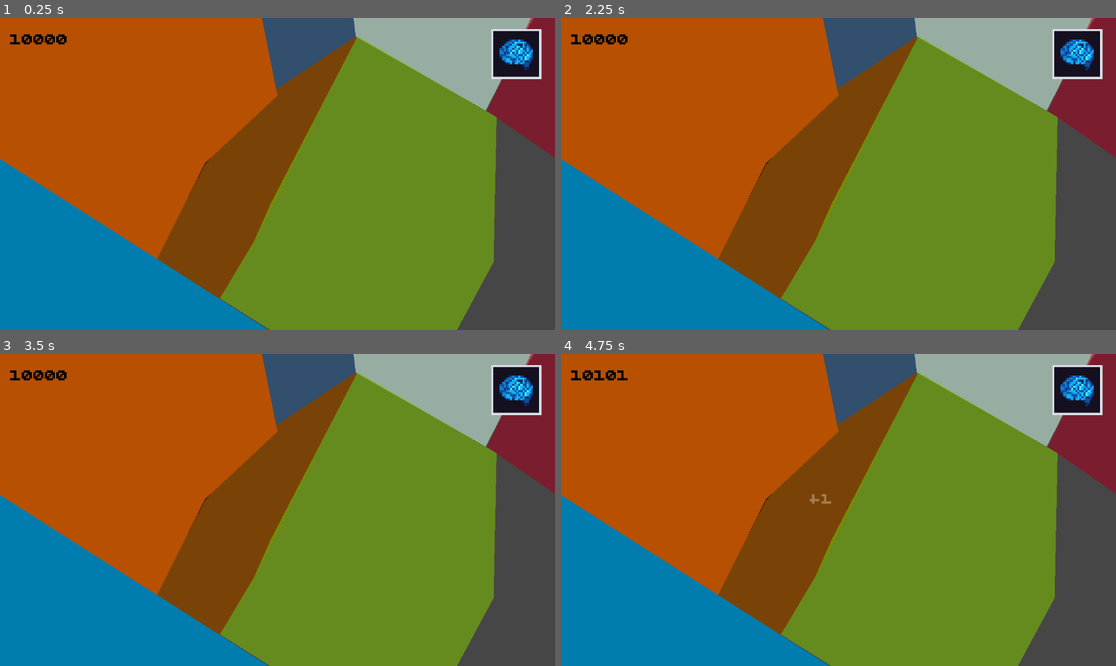
Above: before the commit, frames 1-4 (two rows, left to right).
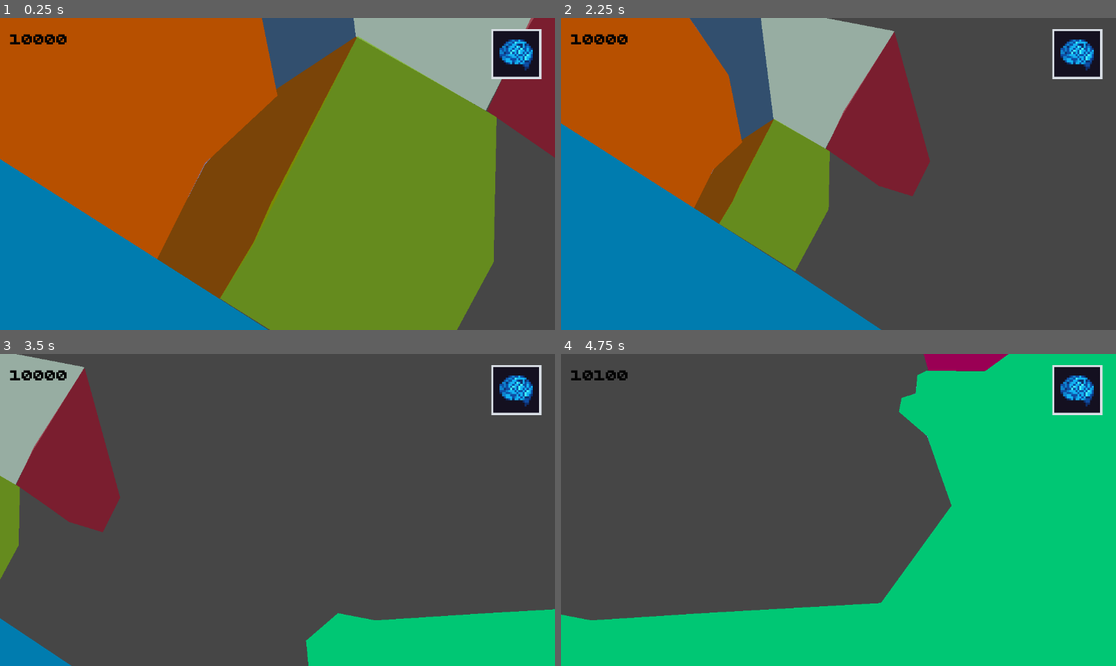
Above: after the commit, the same moments.

Repository: azizul987/Sawit-io
Game: Godot game, scene res://Scene/main.tscn
Two runs of this game, one before a commit and one after it. Both use one fixed random seed, a clock stepped at 60 frames per second and the inputs below.
Inputs (mouse positions are in pixels of both pictures, inside the frame that each line leads up to):
- Up to frame 1 (0.25 s): no input
- Up to frame 2 (2.25 s): click (1077, 55) at 0.5 s; click (1077, 55) at 1.25 s; tap Enter at 2 s; move the mouse to (960, 158) at 2.02 s; hold Right (ui_right) from 2.03 s (still down); tap Q (zoom_in) at 2.1 s; click (960, 158) at 2.17 s
- Up to frame 3 (3.5 s): tap E (zoom_out) at 2.3 s; release Right (ui_right) at 2.75 s; drag from (166, 525) to (249, 572) at 2.77 s
- Up to frame 4 (4.75 s): tap Space at 3.5 s; move the mouse to (894, 441) at 3.52 s; hold Right (ui_right) 3.53-4.25 s; hold M (add_coin) 3.53-4.25 s; click (894, 441) at 3.67 s; tap E (zoom_out) at 3.8 s; drag from (810, 572) to (672, 463) at 4.27 s

The runs differ from the first frame. In frame 1, less than 0.1% of the frame differs, in the area x 33-38%, y 44-58%; in frame 2, 64%; in frame 3, 93%; in frame 4, 98%, in the area x 0-100%, y 0-100%.

Commit message:
add main cam logic

Diff:
--- /dev/null
+++ b/Logic/Data Templete/Data/Source/Area.gd
@@ -0,0 +1,20 @@
+class_name Area
+extends Resource
+enum TipeWilayah {
+	PROVINSI,
+	KABUPATEN,
+	KECAMATAN
+}
+
+@export_group("Informasi Wilayah")
+@export var id_wilayah: StringName
+@export var nama_wilayah: String
+@export var tipe_wilayah: TipeWilayah = TipeWilayah.PROVINSI
+
+@export_group("Pembelian")
+@export var harga: int = 1000
+@export var terbuka_default: bool = false
+
+@export_group("Tampilan")
+@export var warna_terbuka: Color = Color("#7a4408")
+@export var warna_terkunci: Color = Color.GRAY
--- /dev/null
+++ b/Logic/Data Templete/Data/ress/Lawang.tres
@@ -0,0 +1,12 @@
+[gd_resource type="Resource" script_class="Area" format=3 uid="uid://n1ai2teu4848"]
+
+[ext_resource type="Script" uid="uid://b231hp4nl4apw" path="res://Logic/Data Templete/Data/Source/Area.gd" id="1_e8tvc"]
+
+[resource]
+script = ExtResource("1_e8tvc")
+id_wilayah = &"4"
+nama_wilayah = "Lawang"
+tipe_wilayah = 2
+harga = 0
+terbuka_default = true
+metadata/_custom_type_script = "uid://b231hp4nl4apw"
--- a/Logic/skrip/Click.gd
+++ b/Logic/skrip/Click.gd
@@ -1,43 +1,17 @@
 class_name Wilayah
 extends Area2D
 
-
-enum TipeWilayah {
-	PROVINSI,
-	KABUPATEN,
-	KECAMATAN
-}
-
-
 signal wilayah_diklik(wilayah: Wilayah)
 signal wilayah_terkunci(wilayah: Wilayah)
-
 
 const FONT_KOSTUM = preload(
 	"res://temp tekture/font/BPdotsSquareBold.otf"
 )
 
-
-@export_group("Informasi Wilayah")
-@export var id_wilayah: StringName
-@export var nama_wilayah: String
-@export var tipe_wilayah: TipeWilayah = TipeWilayah.PROVINSI
-
-@export_group("Pembelian")
-@export var harga: int = 1000
-@export var terbuka_default: bool = false
-
-@export_group("Poin")
-@export var poin_per_klik: int = 1
-
-@export_group("Tampilan")
-@export var warna_terbuka: Color = Color.WHITE
-@export var warna_terkunci: Color = Color.GRAY
-
+@export var data: Area
 
 var can_click: bool = true
 var is_hovering: bool = false
-
 
 @onready var polygon: Polygon2D = $Polygon2D
 
@@ -52,17 +26,20 @@
 
 
 func sudah_terbuka() -> bool:
-	return terbuka_default
+	if data == null:
+		return false
+
+	return data.terbuka_default
 
 
 func perbarui_tampilan() -> void:
-	if polygon == null:
+	if polygon == null or data == null:
 		return
 
 	if sudah_terbuka():
-		polygon.color = warna_terbuka
+		polygon.color = data.warna_terbuka
 	else:
-		polygon.color = warna_terkunci
+		polygon.color = data.warna_terkunci
 
 
 func _input_event(
@@ -70,6 +47,9 @@
 	event: InputEvent,
 	_shape_idx: int
 ) -> void:
+	if data == null:
+		return
+
 	if not event is InputEventMouseButton:
 		return
 
@@ -79,30 +59,27 @@
 	if not event.pressed:
 		return
 
-	# Selalu kirim informasi wilayah yang diklik.
 	wilayah_diklik.emit(self)
 
-	# Wilayah terkunci tidak menghasilkan poin.
 	if not sudah_terbuka():
 		wilayah_terkunci.emit(self)
 
 		print(
-			nama_wilayah,
+			data.nama_wilayah,
 			" masih terkunci. Harga: ",
-			harga
+			data.harga
 		)
 
 		return
 
-	# Cegah klik selama cooldown.
 	if not can_click:
 		return
 
 	can_click = false
 	update_kursor()
 
-	Point.add_point(poin_per_klik)
-	show_plus_effect(poin_per_klik)
+	Point.add_point(Point.point_per_click)
+	show_plus_effect(Point.point_per_click)
 
 	await get_tree().create_timer(Point.cd).timeout
 
@@ -127,9 +104,7 @@
 	if not sudah_terbuka():
 		Input.set_default_cursor_shape(Input.CURSOR_FORBIDDEN)
 	elif can_click:
-		Input.set_default_cursor_shape(
-			Input.CURSOR_POINTING_HAND
-		)
+		Input.set_default_cursor_shape(Input.CURSOR_POINTING_HAND)
 	else:
 		Input.set_default_cursor_shape(Input.CURSOR_WAIT)
 
@@ -137,20 +112,12 @@
 func show_plus_effect(jumlah_poin: int) -> void:
 	var label := Label.new()
 
-	label.text = "+%d" % jumlah_poin
+	label.text = "+%.1f" % jumlah_poin
 	label.z_index = 100
+	label.modulate = Color.WHITE
 
-	label.add_theme_font_override(
-		"font",
-		FONT_KOSTUM
-	)
-
-	label.add_theme_font_size_override(
-		"font_size",
-		8
-	)
-
-	label.modulate = Color.WHITE
+	label.add_theme_font_override("font", FONT_KOSTUM)
+	label.add_theme_font_size_override("font_size", 8)
 
 	get_tree().current_scene.add_child(label)
 
--- a/Logic/skrip/global/point.gd
+++ b/Logic/skrip/global/point.gd
@@ -2,6 +2,7 @@
 
 
 var point =10011
+var point_per_click:float=2.5
 var cd=1
 var skill_tree_camera:Vector3
 var main_tree_camera:Vector2
--- /dev/null
+++ b/Scene/Main__Camera.gd
@@ -0,0 +1,49 @@
+extends Camera2D
+
+@export var move_speed := 500.0
+@export var zoom_speed := 0.1
+@export var min_zoom := 5.2
+@export var max_zoom := 2
+
+var is_dragging := false
+
+func _ready() -> void:
+	pass
+
+func _process(delta: float) -> void:
+	var direction := Vector2.ZERO
+
+	if Input.is_action_pressed("ui_right"):
+		direction.x += 1
+
+	if Input.is_action_pressed("ui_left"):
+		direction.x -= 1
+
+	if Input.is_action_pressed("ui_down"):
+		direction.y += 1
+
+	if Input.is_action_pressed("ui_up"):
+		direction.y -= 1
+
+	if direction != Vector2.ZERO:
+		position += direction.normalized() * move_speed * delta
+
+	if Input.is_action_just_pressed("zoom_in"):
+		zoom_camera(-zoom_speed)
+
+	if Input.is_action_just_pressed("zoom_out"):
+		zoom_camera(zoom_speed)
+
+func _input(event):
+	if event is InputEventMouseButton:
+		if event.button_index == MOUSE_BUTTON_RIGHT:
+			is_dragging = event.pressed
+
+
+	if event is InputEventMouseMotion and is_dragging:
+		position -= event.relative / zoom.x
+
+func zoom_camera(value):
+	var new_zoom = zoom.x + value
+	new_zoom = clamp(new_zoom, min_zoom, max_zoom)
+	zoom = Vector2(new_zoom, new_zoom)
--- a/Scene/main.tscn
+++ b/Scene/main.tscn
@@ -4,18 +4,12 @@
 [ext_resource type="Script" uid="uid://dvn5kf0qm1qq8" path="res://Scene/policoly.gd" id="2_2wwxx"]
 [ext_resource type="Script" uid="uid://b5o0songb035l" path="res://Scene/GenPoli.gd" id="2_r34rm"]
 [ext_resource type="Texture2D" uid="uid://waqgwxuccu6e" path="res://temp tekture/peta-sumatera.jpeg" id="2_sblpm"]
+[ext_resource type="Resource" uid="uid://n1ai2teu4848" path="res://Logic/Data Templete/Data/ress/Lawang.tres" id="5_1xcnr"]
 [ext_resource type="PackedScene" uid="uid://cxv7ow360bpqu" path="res://Ui/Ui_Main.tscn" id="5_3amdw"]
+[ext_resource type="Script" uid="uid://dwkfvo7lurs2s" path="res://Scene/Main__Camera.gd" id="6_ow1sv"]
 
 [node name="Main" type="Node2D" unique_id=457701414]
 metadata/_edit_horizontal_guides_ = [2677.7537]
-
-[node name="ColorRect" type="ColorRect" parent="." unique_id=1478407992]
-offset_left = -1720.0
-offset_top = -1676.5244
-offset_right = 4740.92
-offset_bottom = 4304.37
-mouse_filter = 2
-color = Color(0, 0, 0, 1)
 
 [node name="map" type="Node2D" parent="." unique_id=539465666]
 scale = Vector2(10, 10)
@@ -61,8 +55,7 @@
 
 [node name="Area2D" type="Area2D" parent="map/Sumatera Selatan/4" unique_id=1957909571]
 script = ExtResource("1_f6udf")
-terbuka_default = true
-warna_terbuka = Color(0.47796237, 0.2652294, 0.031023638, 1)
+data = ExtResource("5_1xcnr")
 
 [node name="Polygon2D" type="Polygon2D" parent="map/Sumatera Selatan/4/Area2D" unique_id=1814564053]
 position = Vector2(249.2012, 217.29884)
@@ -217,9 +210,9 @@
 [node name="CollisionPolygon2D" type="CollisionPolygon2D" parent="map/Temp" unique_id=1789589549]
 
 [node name="Camera2D" type="Camera2D" parent="." unique_id=1589938649]
-visible = false
 position = Vector2(2450, 2904.5454)
 zoom = Vector2(5, 5)
+script = ExtResource("6_ow1sv")
 
 [node name="UiMain" parent="." unique_id=1805602719 instance=ExtResource("5_3amdw")]
 offset_left = 2106.4722
--- a/project.godot
+++ b/project.godot
@@ -65,4 +65,4 @@
 
 textures/canvas_textures/default_texture_filter=0
 rendering_device/driver.windows="d3d12"
-environment/defaults/default_clear_color=Color(1, 1, 1, 1)
+environment/defaults/default_clear_color=Color(0.4609691, 0.55207896, 0.90865093, 1)
Not shown, added: Logic/Data Templete/Data/Source/Area.gd.uid
Not shown, added: Scene/Main__Camera.gd.uid
